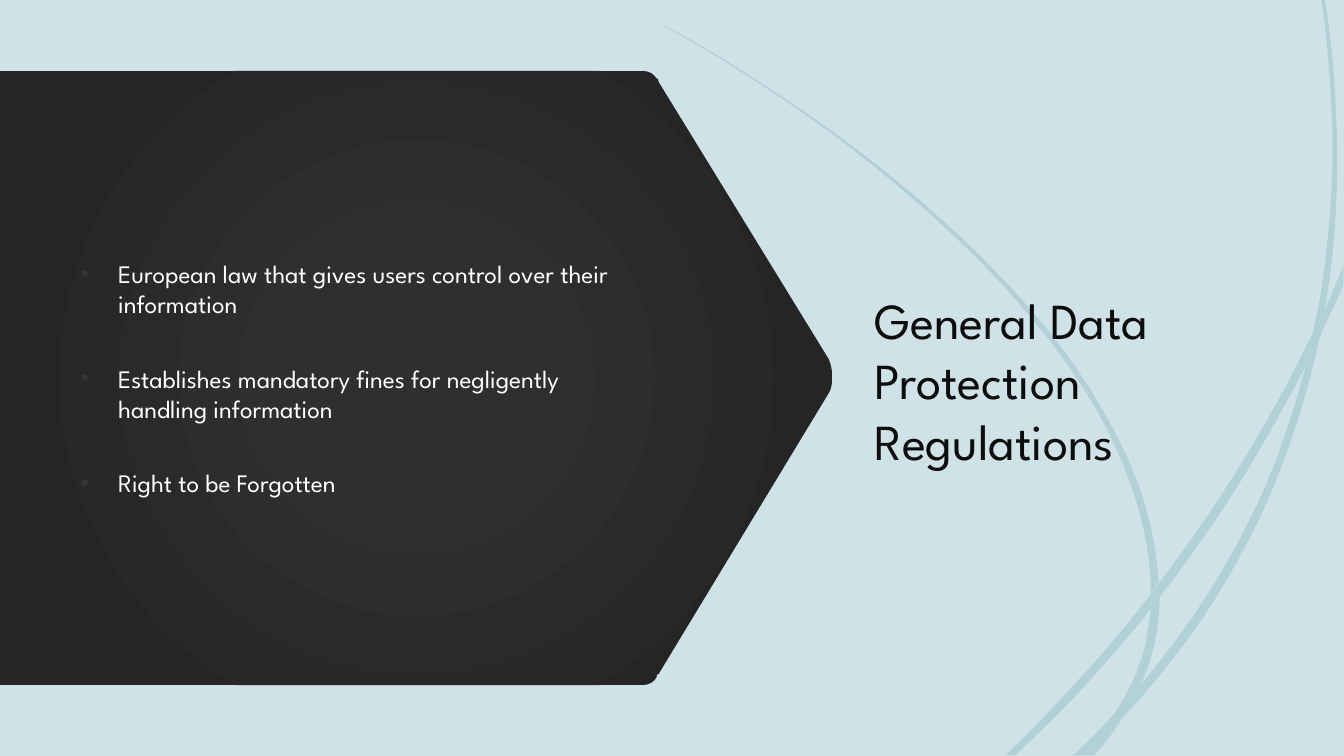
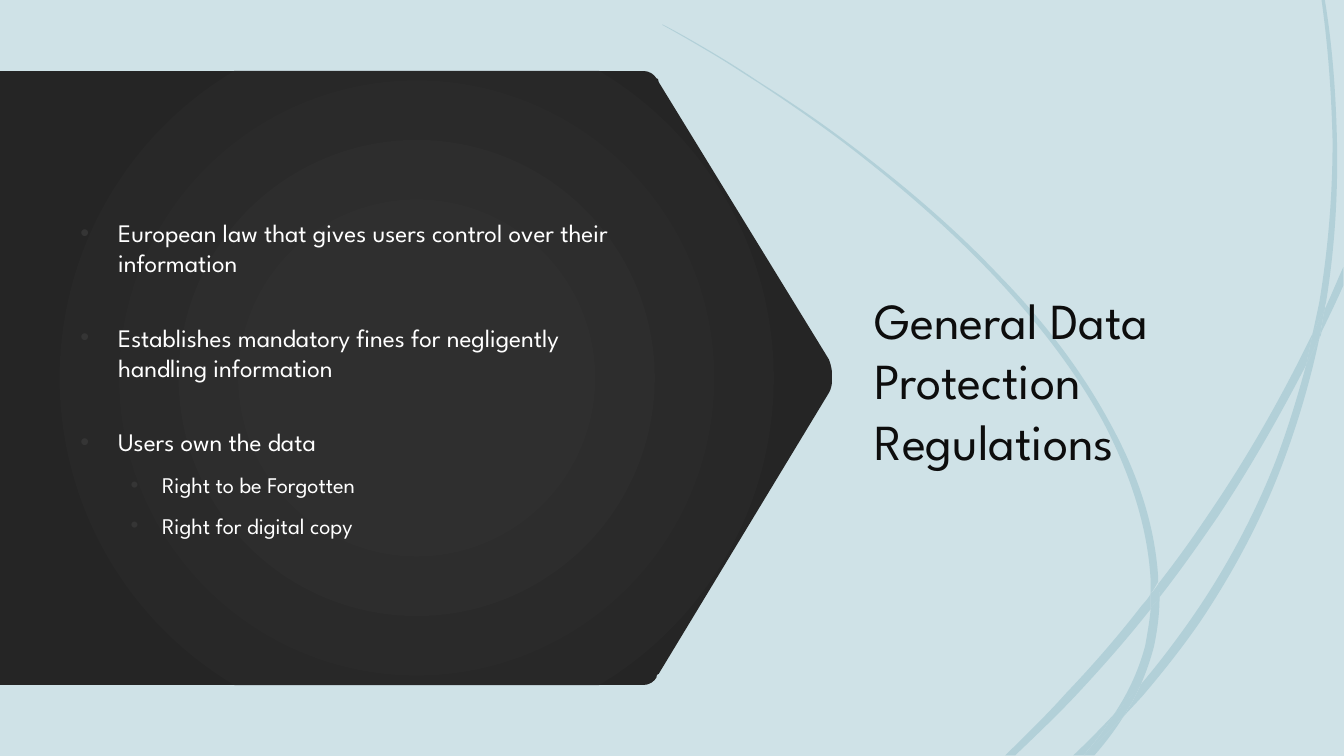
Before and after one commit to dr-natetorious/TIM-7030-Managing_Risks_and_Privacy, a slide deck: slide 4 of Week7_MasterDataMgmt/BachmeierNTIM7030-7.pptx. Drawn at 1344x756 pixels with LibreOffice and Linux fonts; fonts in the diff are those of the drawing. Boxes give left, top, right and bottom in pixels: in the first picture for what was removed or moved away, otherwise in the second. Text is boxed around its words. In the diff, an @@ line names an element or a change of style, - is before the commit and + after.

```diff
--- a/Week7_MasterDataMgmt/BachmeierNTIM7030-7.pptx
+++ b/Week7_MasterDataMgmt/BachmeierNTIM7030-7.pptx
@@ text at bbox=[118, 433, 316, 452]: paragraph added @@
+• Users own the data
@@ text at bbox=[162, 477, 355, 498]: size 18 to 16 pt in "Right to be Forgotten"; list level 1 to 2 in "Right to be Forgotten" @@
@@ text at bbox=[162, 518, 352, 539]: paragraph added @@
+  • Right for digital copy
```
Also in this commit, not shown: 5 other slides changed, 1 other file.
